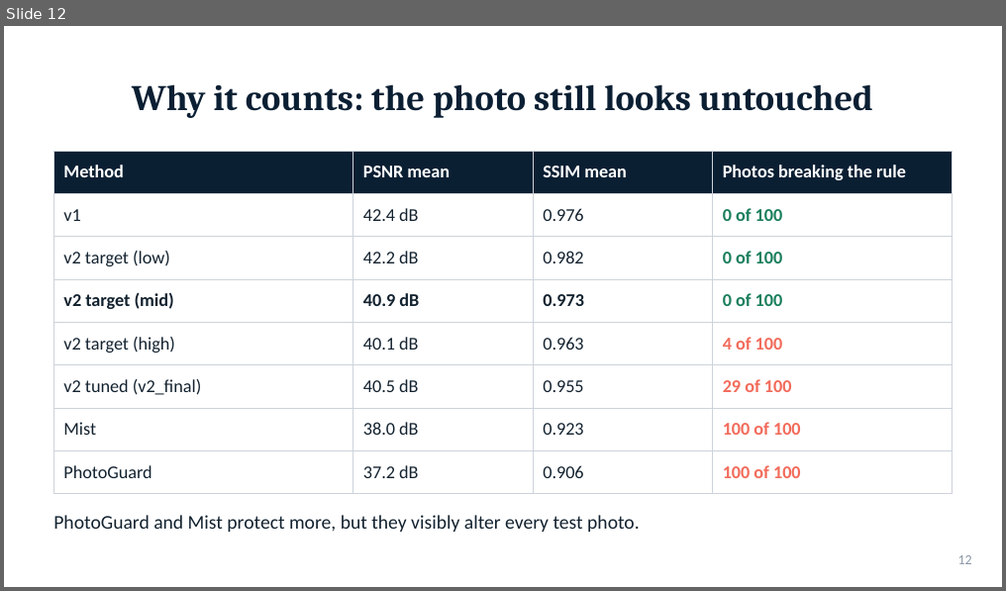
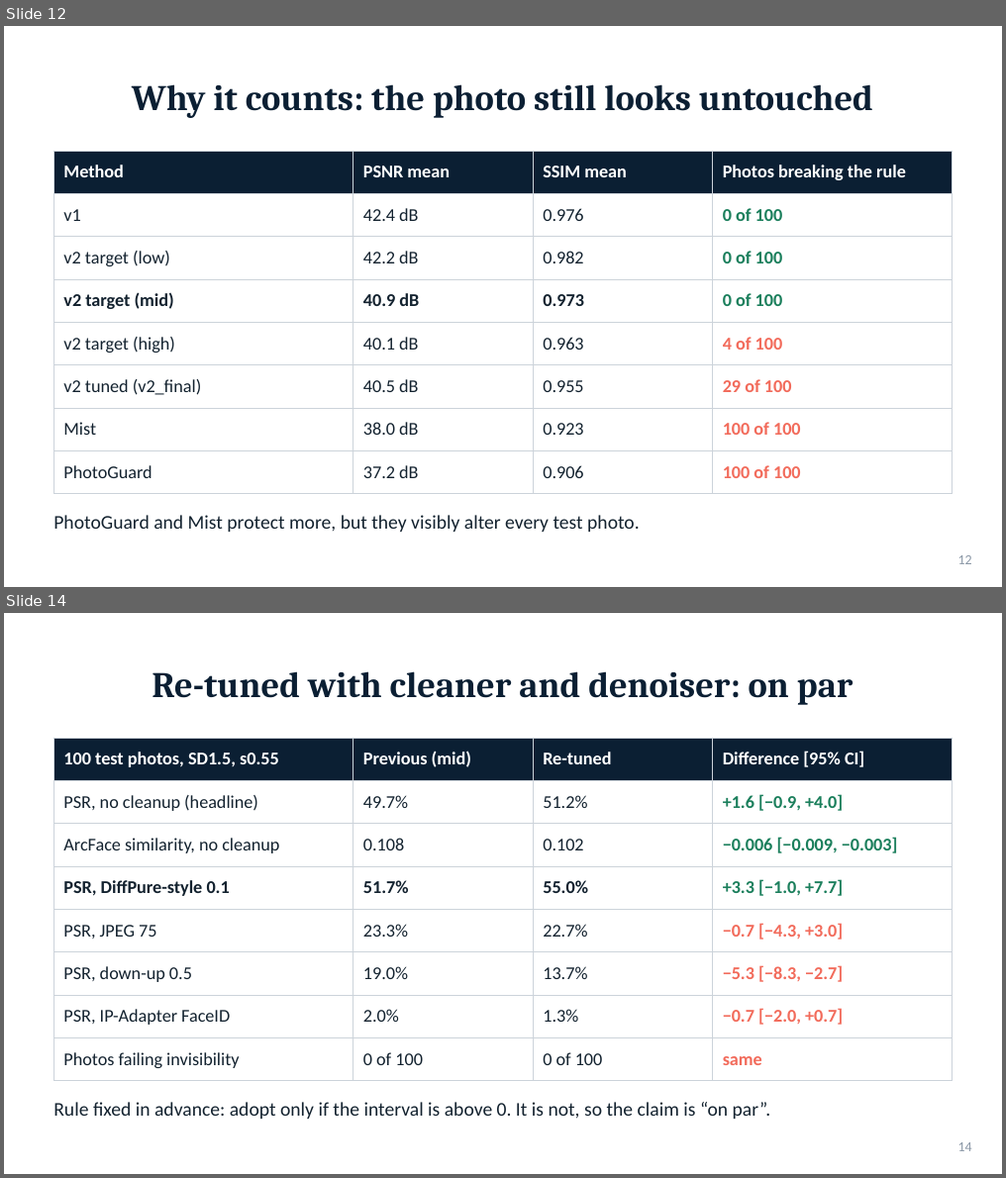
Before and after one commit to Project-DiffShield/DiffShield, a slide deck: reports/DiffShield_v2_presentation.pptx. Shown one above the other, each under a label of ours: slide 12 before the commit, slides 12 and 14 after it; the slides between them are not shown. The pictures are 1006x591 and 1006x1178 pixels, drawn with LibreOffice and Linux fonts; fonts in the diff are those of the drawing. Boxes give left, top, right and bottom in pixels: in the first picture for what was removed or moved away, otherwise in the second. Text is boxed around its words. In the diff, an @@ line names an element or a change of style, - is before the commit and + after.

Commit message:
report and deck: November follow-up (re-tuning with cleaner and denoiser on par, exploration, pixel-space cleaner failure, clean control); DiffPure-style wording; updated limits and next steps

```diff
--- a/reports/DiffShield_v2_presentation.pptx
+++ b/reports/DiffShield_v2_presentation.pptx
@@ slide 14 added at [4,613,1002,1174], background #FFFFFF @@
@@ title added at [152,671,853,705], 26 pt, text #0B1F33, bold @@
+Re-tuned with cleaner and denoiser: on par
@@ table added at [54,738,952,1072], 8 rows, 4 columns @@
+100 test photos, SD1.5, s0.55 | Previous (mid) | Re-tuned | Difference [95% CI]
+PSR, no cleanup (headline) | 49.7% | 51.2% | +1.6 [−0.9, +4.0]
+ArcFace similarity, no cleanup | 0.108 | 0.102 | −0.006 [−0.009, −0.003]
+PSR, DiffPure-style 0.1 | 51.7% | 55.0% | +3.3 [−1.0, +7.7]
+PSR, JPEG 75 | 23.3% | 22.7% | −0.7 [−4.3, +3.0]
+PSR, down-up 0.5 | 19.0% | 13.7% | −5.3 [−8.3, −2.7]
+PSR, IP-Adapter FaceID | 2.0% | 1.3% | −0.7 [−2.0, +0.7]
+Photos failing invisibility | 0 of 100 | 0 of 100 | same
@@ text added at [54,1102,771,1119], 14 pt, text #13222F @@
+Rule fixed in advance: adopt only if the interval is above 0. It is not, so the claim is “on par”.
@@ text added at [958,1143,972,1152], 10 pt, text #8A97A6 @@
+14
```
Also in this commit, not shown: 3 slides changed, 1 other slide added, 1 other file.
